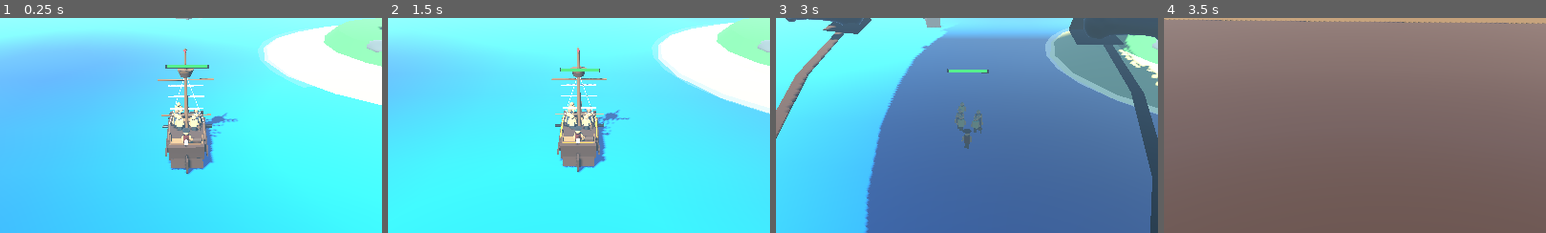
Above: before the commit, frames 1-4 (left to right).
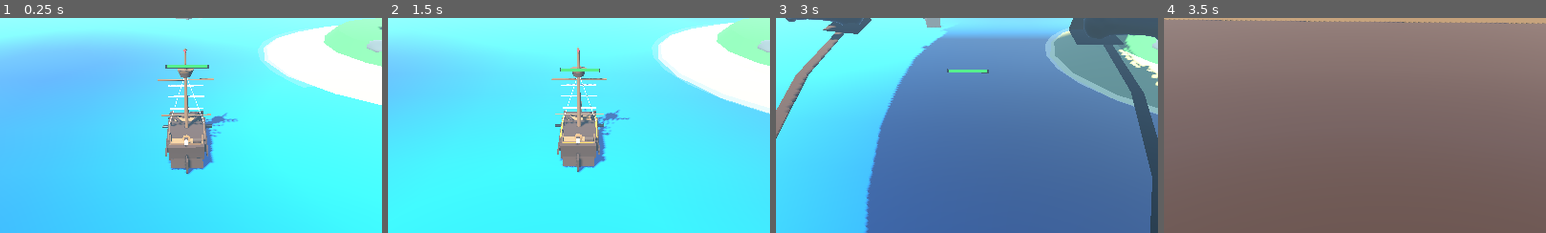
Above: after the commit, the same moments.

Repository: za99405com-ui/Pirate-Seasonline
Game: Godot game, scene res://scenes/world/world.tscn
Two runs of this game, one before a commit and one after it. Both use one fixed random seed, a clock stepped at 60 frames per second and the inputs below.
Inputs:
- Up to frame 1 (0.25 s): no input
- Up to frame 2 (1.5 s): click "ANCHOR READY" at 0.5 s; click "UPGRADE 75 G" at 1.25 s
- Up to frame 3 (3 s): click "UPGRADE 120 G" at 2 s; click "UPGRADE 180 G" at 2.75 s
- Up to frame 4 (3.5 s): no input
The pictures show only the part of the screen within x 26-76%, y 30-80%; the shares and areas given below are measured in that part.

The runs differ from the first frame. In frame 1, 0.6% of the frame differs, in the area x 45-54%, y 39-59%; in frame 2, 0.6%, in the area x 46-56%, y 39-58%; in frame 3, 0.6%; in frame 4, nothing differs.

Commit message:
Remove visible crew from player ship

Diff:
--- a/godot_game/scripts/player/ship_life_visuals.gd
+++ b/godot_game/scripts/player/ship_life_visuals.gd
@@ -33,14 +33,14 @@
 	player = owner_ship
 	name = "ShipLifeVisuals"
 	_build_materials()
-	_build_crew()
+	# Crew characters are intentionally disabled. Keep only ship/anchor visuals.
 	_build_anchor_visuals()
 
 func set_level(new_level: int) -> void:
 	level = new_level
-	# Level 1 starts with the complete working crew. Higher levels will add more later.
+	# No visible crew on the player ship.
 	if crew_root:
-		crew_root.visible = true
+		crew_root.visible = false
 
 func update_visuals(delta: float) -> void:
 	if not player or not is_instance_valid(player):
